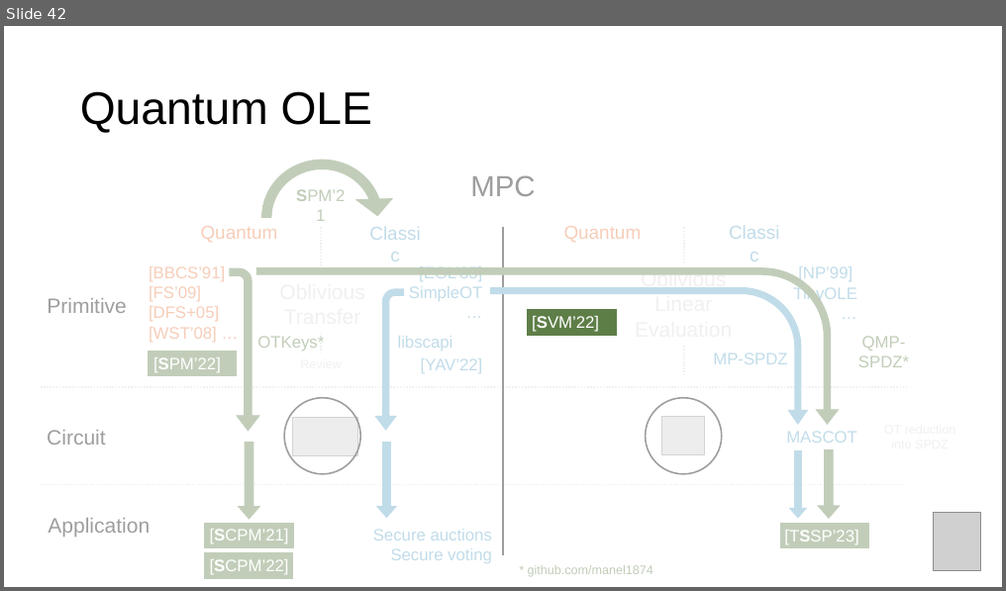
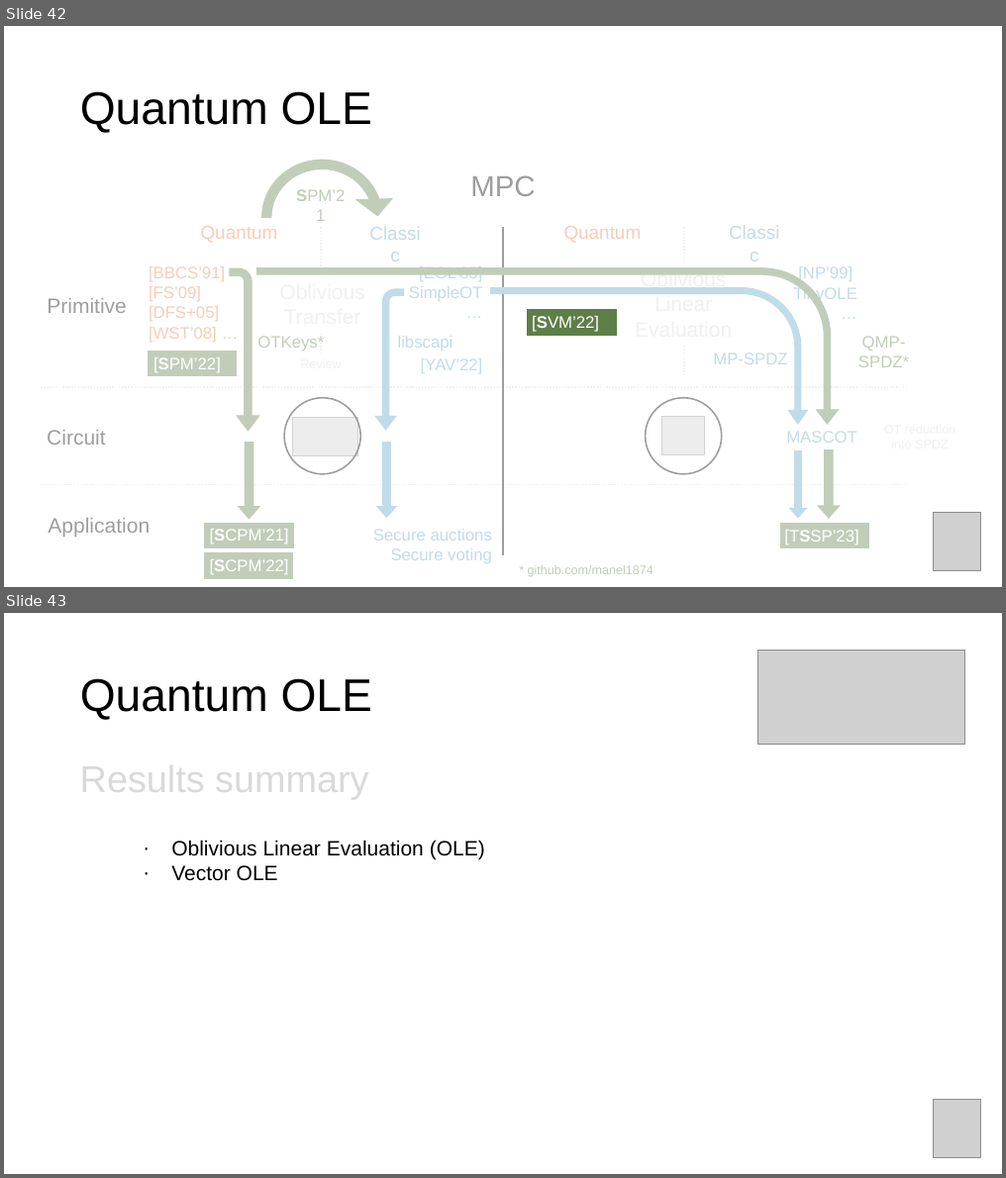
Before and after one commit to manel1874/PhD-thesis, a slide deck: thesis_defense/Thesis_presentation.pptx. Shown one above the other, each under a label of ours: slide 42 before the commit, slides 42 and 43 after it. The pictures are 1006x591 and 1006x1178 pixels, drawn with LibreOffice and Linux fonts; fonts in the diff are those of the drawing; grey boxes stand for pictures. Boxes give left, top, right and bottom in pixels: in the first picture for what was removed or moved away, otherwise in the second. Text is boxed around its words. In the diff, an @@ line names an element or a change of style, - is before the commit and + after.

```diff
--- a/thesis_defense/Thesis_presentation.pptx
+++ b/thesis_defense/Thesis_presentation.pptx
@@ slide 43 added at bbox=[4, 613, 1002, 1174], background #FFFFFF @@
@@ picture added at bbox=[757, 650, 965, 744] @@
@@ title added at bbox=[80, 678, 372, 720], 44 pt, text #000000 @@
+Quantum OLE
@@ text added at bbox=[80, 759, 368, 800], 36 pt, text #D9D9D9 @@
+Results summary
@@ text added at bbox=[171, 840, 485, 881], 20 pt, text #000000 @@
+∙ Oblivious Linear Evaluation (OLE)
+∙ Vector OLE
@@ picture added at bbox=[934, 1100, 982, 1157] @@
```
Also in this commit, not shown: 2 slides changed, 11 other slides added, 5 other files.
